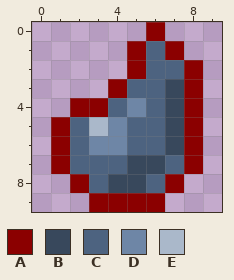
Edited in one commit: pixel-art sprite (Art/16x16 Pixel Art Roguelike (Forest) Pack/items/Crystal_drop_cursed.png). Above: the version before the commit.
The file is 10x10 pixels.
Palette (. is transparent): A #8b0000  B #38485c  C #4d6380  D #6e86a6  E #aab8ca
Now the later version:
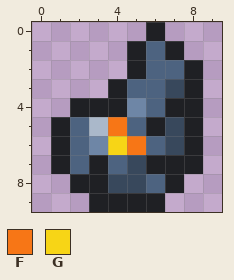
Colours new in this view: F #f77616  G #f7d516
From old to new:
colour A: #8b0000 -> #1f2024
y 4: x 4 C -> A; x 7 B -> A
y 5: x 4 D -> F; x 6 C -> A
y 6: x 4..5 DC -> GF
y 7: x 3 C -> A; x 6..7 BC -> AA
y 8: x 3 C -> A
Where, in picture pixels (left, top, right, bottom), the same in both pictures:
changed: (51, 22, 203, 212)
